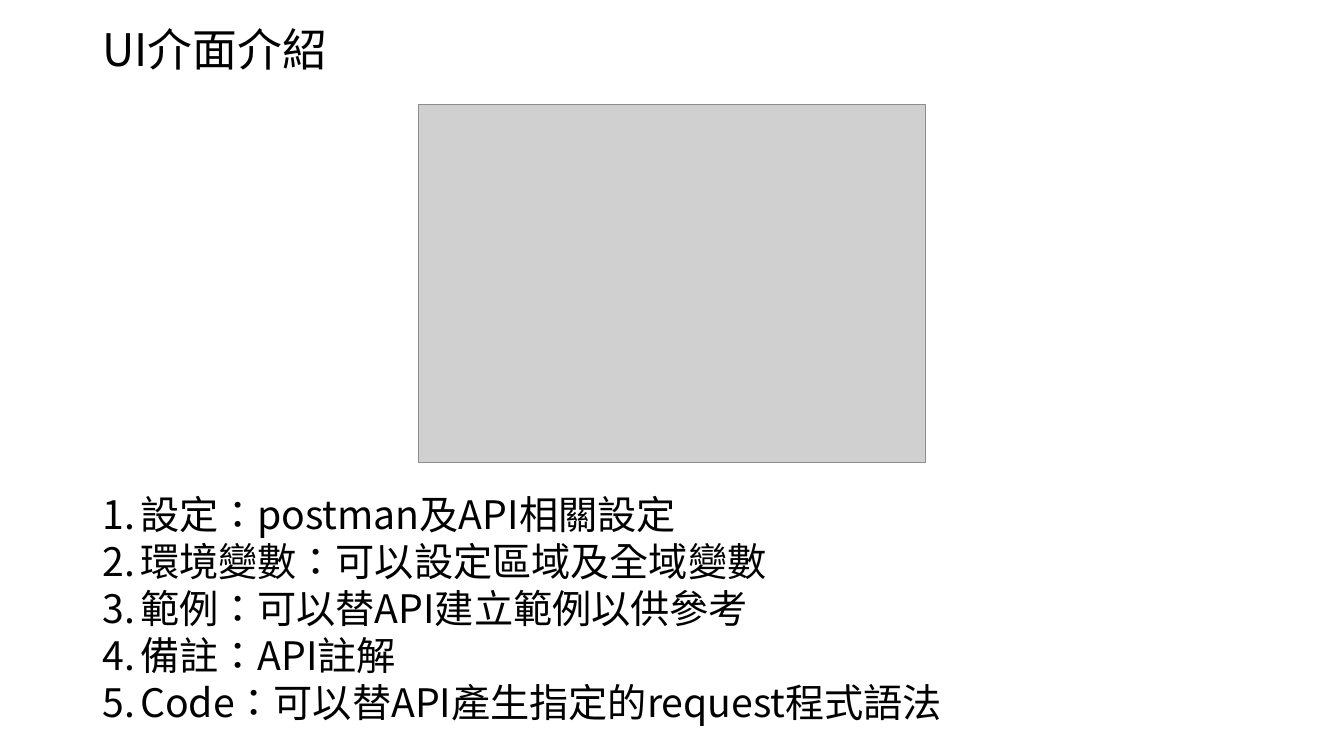
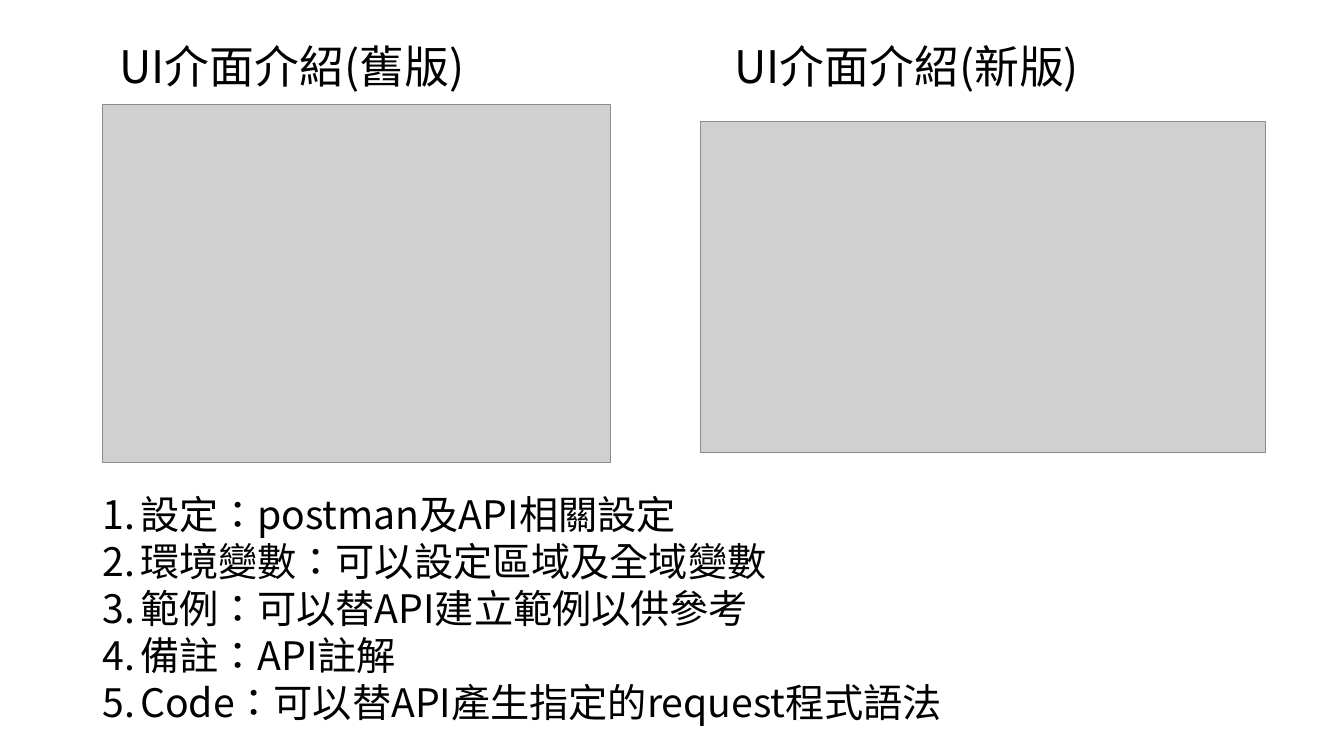
Before and after one commit to HueiYou/WebApiPractice, a slide deck: slide 36 of Web API教學與實做.pptx. Drawn at 1344x756 pixels with LibreOffice and Linux fonts; fonts in the diff are those of the drawing; grey boxes stand for pictures. Boxes give left, top, right and bottom in pixels: in the first picture for what was removed or moved away, otherwise in the second. Text is boxed around its words. In the diff, an @@ line names an element or a change of style, - is before the commit and + after.

```diff
--- a/Web API教學與實做.pptx
+++ b/Web API教學與實做.pptx
@@ text added at <box>119,45,464,92</box>, 32 pt, text #000000 @@
+UI介面介紹(舊版)
@@ title at <box>734,45,1079,92</box>: text changed @@
-UI介面介紹
+UI介面介紹(新版)
@@ picture: place and size @@
-picture at <box>418,105,927,462</box>
+picture at <box>103,105,611,462</box>
@@ picture added at <box>701,122,1265,453</box> @@
```
Also in this commit, not shown: 2 other slides changed, 1 other file.
